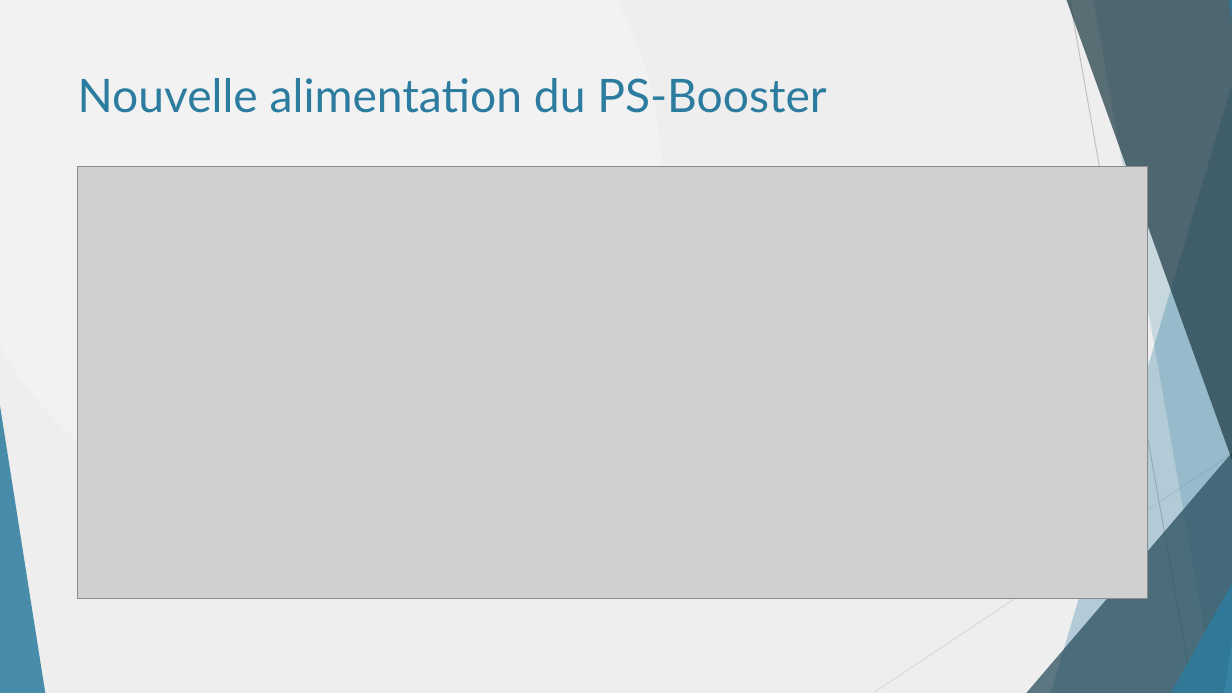
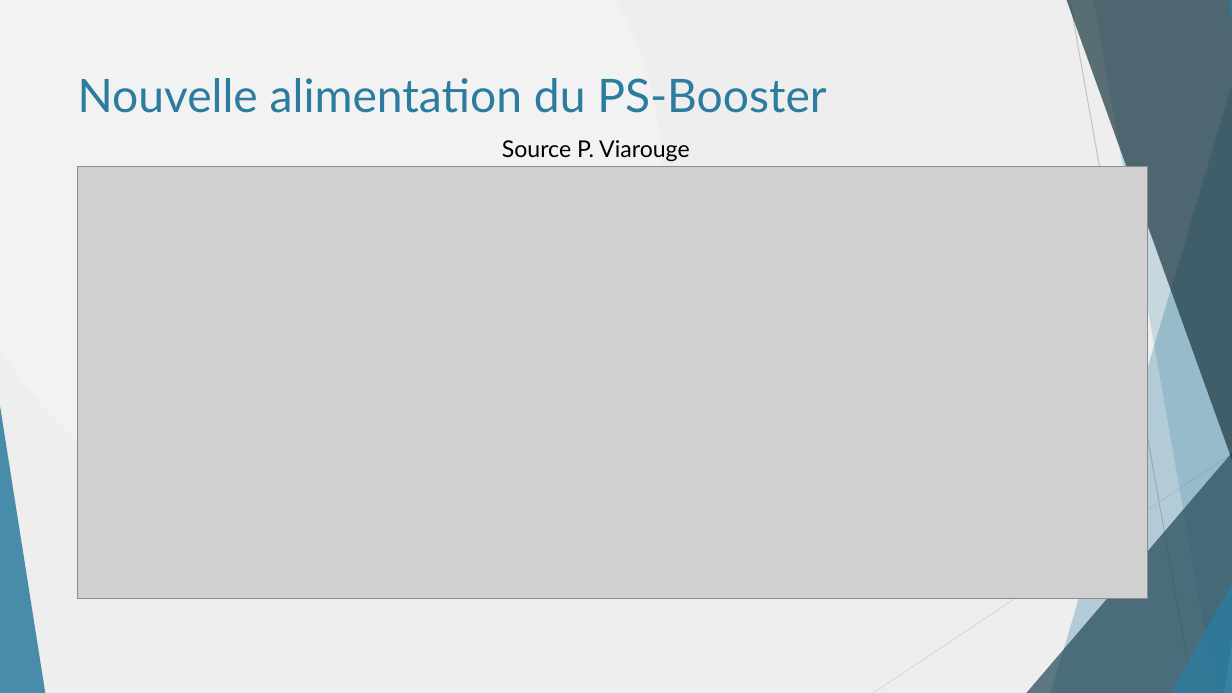
Before and after one commit to danthib76/DesignIV, a slide deck: slide 6 of Remise/Remise 1/Presentation_Remise_1.pptx. Drawn at 1232x693 pixels with LibreOffice and Linux fonts; fonts in the diff are those of the drawing; grey boxes stand for pictures. Boxes give left, top, right and bottom in pixels: in the first picture for what was removed or moved away, otherwise in the second. Text is boxed around its words. In the diff, an @@ line names an element or a change of style, - is before the commit and + after.

Commit message:
Ajout sources

```diff
--- a/Remise/Remise 1/Presentation_Remise_1.pptx
+++ b/Remise/Remise 1/Presentation_Remise_1.pptx
@@ text added at (502,140,690,162), 18 pt, text #000000 @@
+Source P. Viarouge
```
Also in this commit, not shown: 11 other slides changed.
